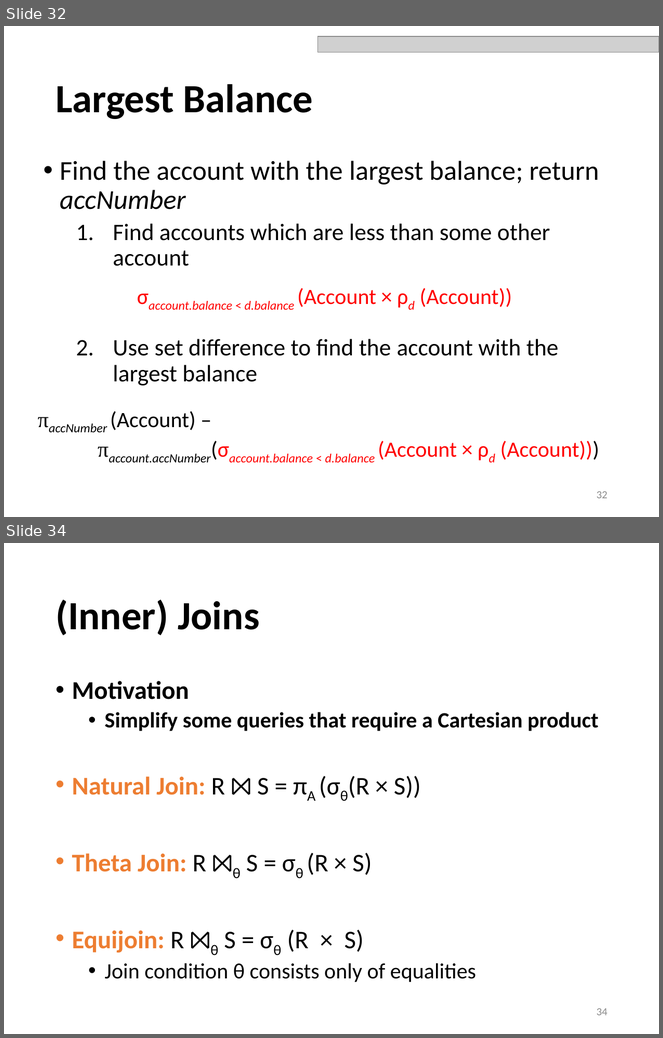
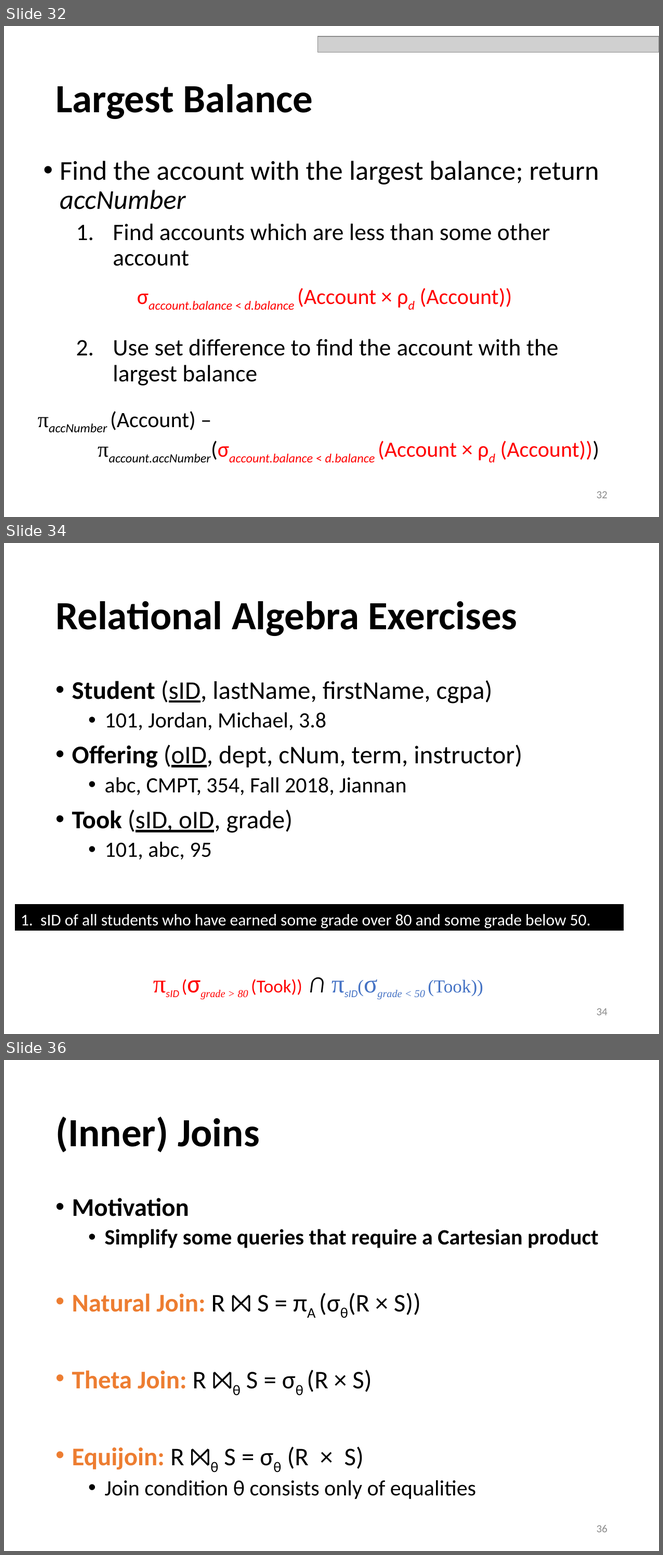
Before and after one commit to sfu-db/cmpt354, a slide deck: Lectures/lec5-relational-algebra.pptx. Shown one above the other, each under a label of ours: slides 32 and 34 before the commit, slides 32, 34 and 36 after it; the slides between them are not shown. The pictures are 663x1038 and 663x1555 pixels, drawn with LibreOffice and Linux fonts; fonts in the diff are those of the drawing; grey boxes stand for pictures. Boxes give left, top, right and bottom in pixels: in the first picture for what was removed or moved away, otherwise in the second. Text is boxed around its words. In the diff, an @@ line names an element or a change of style, - is before the commit and + after.

Commit message:
update grade & fix typos

```diff
--- a/Lectures/lec5-relational-algebra.pptx
+++ b/Lectures/lec5-relational-algebra.pptx
@@ slide 34 added at [4,543,659,1034], background #FFFFFF @@
@@ title added at [55,601,517,636], 44 pt, text #000000, bold @@
+Relational Algebra Exercises
@@ text added at [72,680,522,860], 28 pt, text #000000 @@
+• Student (sID, lastName, firstName, cgpa)
+  • 101, Jordan, Michael, 3.8
+• Offering (oID, dept, cNum, term, instructor)
+  • abc, CMPT, 354, Fall 2018, Jiannan
+• Took (sID, oID, grade)
+  • 101, abc, 95
@@ rectangle added at [14,903,624,931], fill #000000, outline #FFFFFF 1.5 pt, 18 pt, text #FFFFFF @@
+1. sID of all students who have earned some grade over 80 and some grade below 50.
@@ text added at [238,979,483,998], 20 pt, text #FF0000, italic @@
+πsID (σgrade > 80 (Took)) ∩ πsID(σgrade < 50 (Took))
@@ page number added at [597,1008,608,1016], 12 pt, text #8C8C8C @@
+34
@@ what was slide 34 is now slide 36 @@
@@ page number at [597,1525,608,1533]: text changed @@
-34
+36
```
Also in this commit, not shown: 6 slides changed, 1 other slide added, 2 other files.
